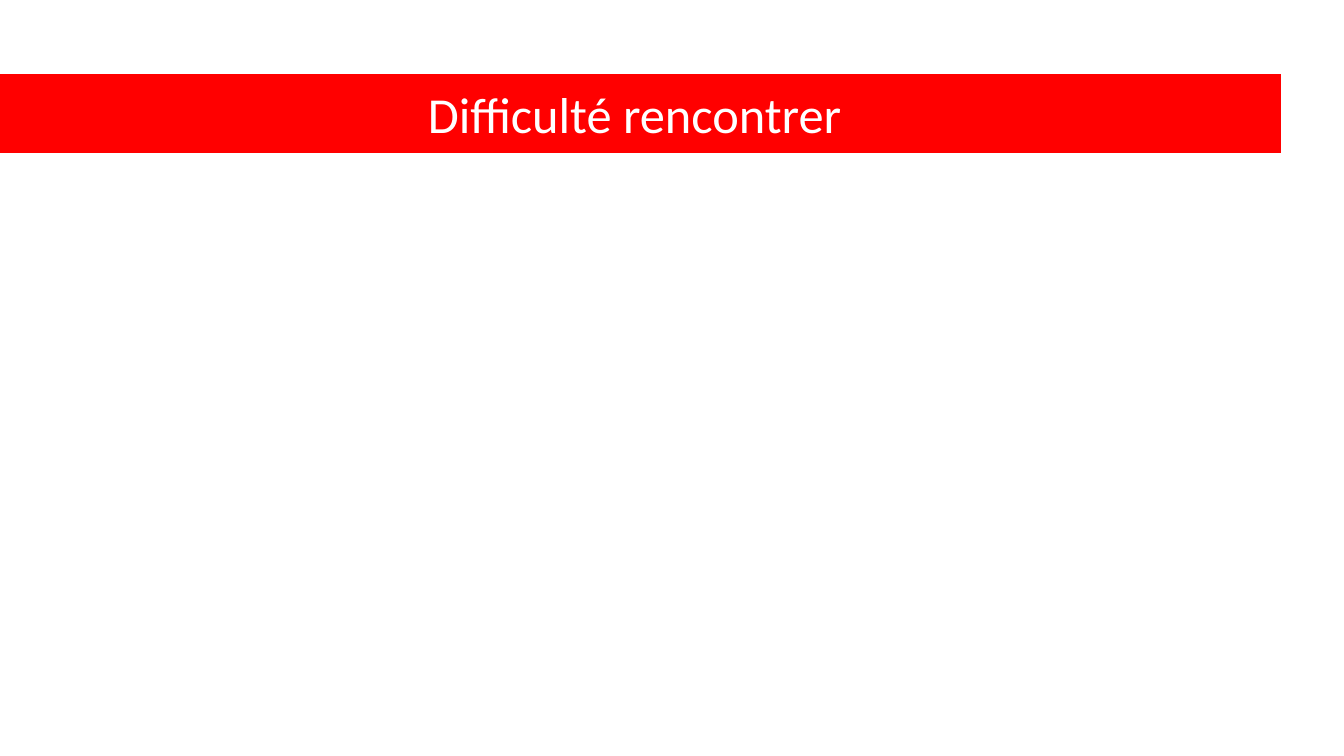
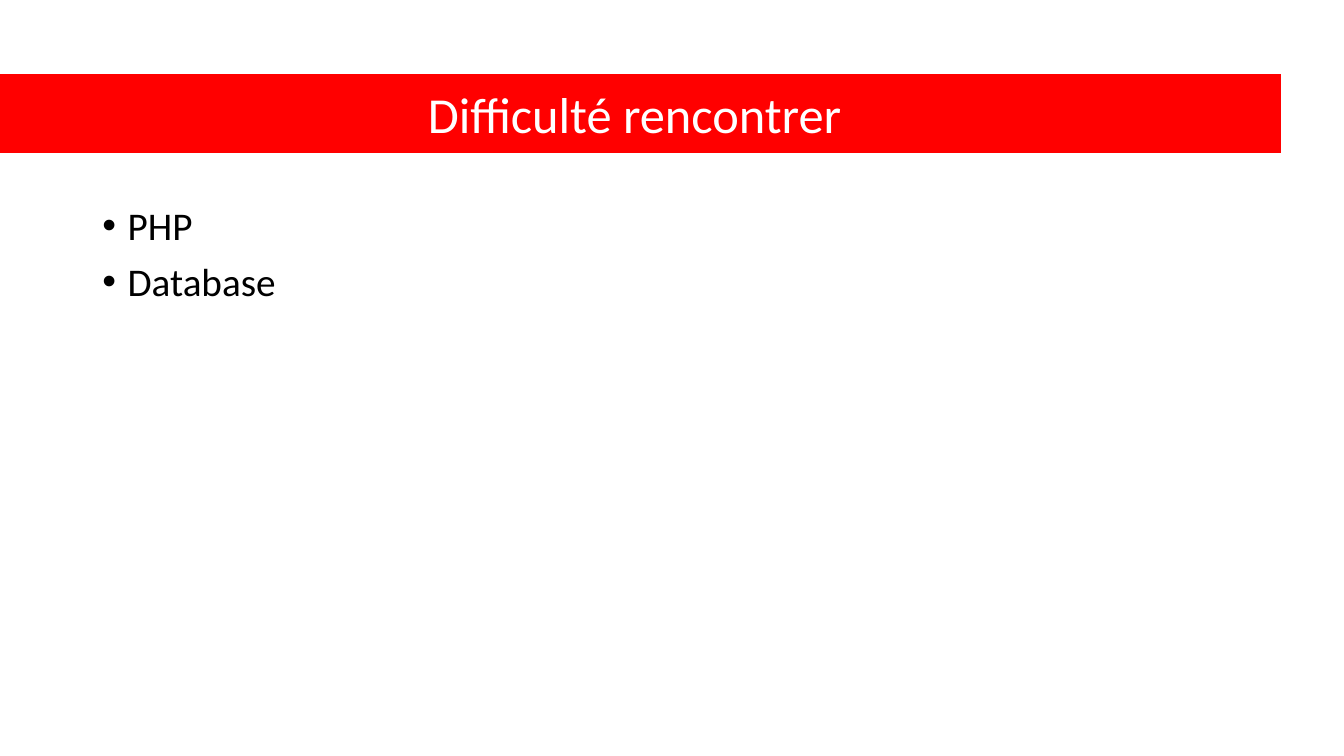
Before and after one commit to Biozard01/onlycode, a slide deck: slide 4 of Onlycode.pptx. Drawn at 1344x756 pixels with LibreOffice and Linux fonts; fonts in the diff are those of the drawing. Boxes give left, top, right and bottom in pixels: in the first picture for what was removed or moved away, otherwise in the second. Text is boxed around its words. In the diff, an @@ line names an element or a change of style, - is before the commit and + after.

```diff
--- a/Onlycode.pptx
+++ b/Onlycode.pptx
@@ text added at (128,215,276,297), 28 pt, text #000000 @@
+• PHP
+• Database
```
Also in this commit, not shown: 3 other slides changed, 1 slide added, 1 slide removed.
